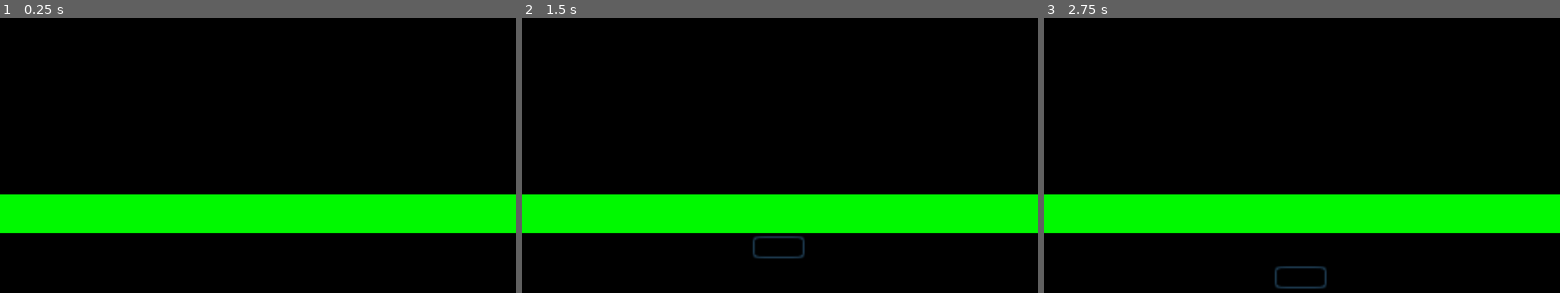
Above: before the commit, frames 1-3 (left to right).
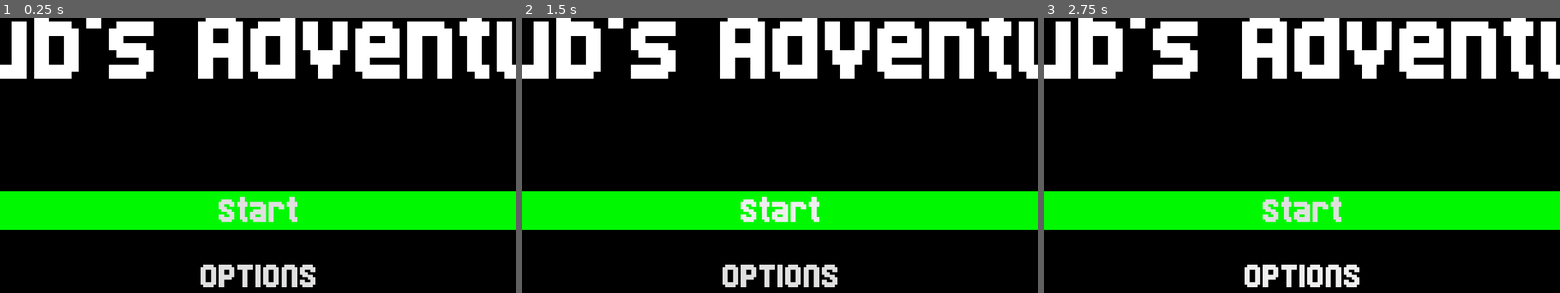
Above: after the commit, the same moments.

Repository: DefinatelyNotALizard/Mindscape
Game: Godot game, scene res://Root.tscn
Same seed, same stepped clock (60 frames per second), same inputs: the game is played once before the commit and once after it.
Inputs:
- Up to frame 1 (0.25 s): no input
- Up to frame 2 (1.5 s): click "Start" at 0.5 s; click "Start" at 1.25 s
- Up to frame 3 (2.75 s): click "OPTIONS" at 2 s

The runs differ from the first frame. In frame 1, 17% of the frame differs, in the area x 0-100%, y 0-98%; in frame 2, 17%; in frame 3, 17%.

Commit message:
Added textbox

Diff:
--- /dev/null
+++ b/Scenes/Font.tres
@@ -0,0 +1,6 @@
+[gd_resource type="DynamicFont" load_steps=2 format=2]
+
+[ext_resource path="res://assets/Fonts/newbit.ttf" type="DynamicFontData" id=1]
+
+[resource]
+font_data = ExtResource( 1 )
--- a/Scenes/Main.tscn
+++ b/Scenes/Main.tscn
@@ -1,13 +1,15 @@
-[gd_scene load_steps=5 format=2]
+[gd_scene load_steps=6 format=2]
 
 [ext_resource path="res://Scenes/player.tscn" type="PackedScene" id=1]
 [ext_resource path="res://Scenes/Phone.tscn" type="PackedScene" id=2]
 [ext_resource path="res://Scenes/Walls & Background.tscn" type="PackedScene" id=3]
 [ext_resource path="res://Scenes/Camera.tscn" type="PackedScene" id=4]
+[ext_resource path="res://Scenes/TextBox.tscn" type="PackedScene" id=5]
 
 [node name="Main" type="Node2D"]
 
 [node name="Camera" parent="." instance=ExtResource( 4 )]
+visible = true
 
 [node name="player" parent="." instance=ExtResource( 1 )]
 position = Vector2( 0, 0 )
@@ -16,3 +18,5 @@
 
 [node name="Phone" parent="." instance=ExtResource( 2 )]
 position = Vector2( 55.2086, -62.7562 )
+
+[node name="TextBox" parent="." instance=ExtResource( 5 )]
--- a/Scenes/Start menu.tscn
+++ b/Scenes/Start menu.tscn
@@ -1,7 +1,7 @@
 [gd_scene load_steps=6 format=2]
 
 [ext_resource path="res://Scenes/Border.tscn" type="PackedScene" id=1]
-[ext_resource path="res://assets/Fonts/8bit.tres" type="DynamicFont" id=2]
+[ext_resource path="res://assets/Fonts/Font.tres" type="DynamicFont" id=2]
 [ext_resource path="res://Themes/ButtonTheme.tres" type="Theme" id=3]
 [ext_resource path="res://assets/panels/png/selected.png" type="Texture" id=5]
 [ext_resource path="res://Scripts/StartSelector.gd" type="Script" id=6]
@@ -29,7 +29,7 @@
 margin_right = 126.0
 margin_bottom = 28.0
 custom_fonts/font = ExtResource( 2 )
-text = "Grub's journey"
+text = "Grub's Adventure"
 align = 1
 valign = 1
 __meta__ = {
@@ -54,21 +54,22 @@
 script = ExtResource( 6 )
 
 [node name="Sprite" type="Sprite" parent="MarginContainer/selector"]
-position = Vector2( 179.643, 23.5714 )
+position = Vector2( 179.643, 22.5 )
 scale = Vector2( 15.1667, 1.92262 )
 texture = ExtResource( 5 )
 
 [node name="VBoxContainer" type="VBoxContainer" parent="MarginContainer"]
-margin_left = 146.0
-margin_right = 214.0
+margin_left = 151.0
+margin_right = 208.0
 margin_bottom = 119.0
 size_flags_horizontal = 6
 alignment = 1
 
 [node name="Start" type="Button" parent="MarginContainer/VBoxContainer"]
 margin_top = 22.0
-margin_right = 68.0
+margin_right = 57.0
 margin_bottom = 44.0
+focus_mode = 0
 theme = ExtResource( 3 )
 custom_fonts/font = ExtResource( 2 )
 custom_colors/font_color_disabled = Color( 0, 0, 0, 1 )
@@ -77,16 +78,18 @@
 
 [node name="Options" type="Button" parent="MarginContainer/VBoxContainer"]
 margin_top = 48.0
-margin_right = 68.0
+margin_right = 57.0
 margin_bottom = 70.0
+focus_mode = 0
 custom_fonts/font = ExtResource( 2 )
 text = "OPTIONS"
 flat = true
 
 [node name="Quit" type="Button" parent="MarginContainer/VBoxContainer"]
 margin_top = 74.0
-margin_right = 68.0
+margin_right = 57.0
 margin_bottom = 96.0
+focus_mode = 0
 custom_fonts/font = ExtResource( 2 )
 text = "QUIT"
 flat = true
--- /dev/null
+++ b/Scenes/TextBox.tscn
@@ -0,0 +1,69 @@
+[gd_scene load_steps=6 format=2]
+
+[ext_resource path="res://Scenes/Font.tres" type="DynamicFont" id=1]
+[ext_resource path="res://assets/Fonts/Font.tres" type="DynamicFont" id=2]
+[ext_resource path="res://Scripts/TextBox.gd" type="Script" id=3]
+[ext_resource path="res://assets/Sound/Text/morse.wav" type="AudioStream" id=4]
+
+[sub_resource type="StyleBoxFlat" id=1]
+bg_color = Color( 0, 0, 0, 1 )
+
+[node name="TextBox" type="CanvasLayer"]
+offset = Vector2( 900, 565 )
+scale = Vector2( 3.7, 3.7 )
+transform = Transform2D( 3.7, 0, 0, 3.7, 900, 565 )
+script = ExtResource( 3 )
+
+[node name="TextBoxContainer" type="MarginContainer" parent="."]
+anchor_left = -0.123047
+anchor_top = 0.07
+anchor_right = 0.139648
+anchor_bottom = 0.125
+__meta__ = {
+"_edit_use_anchors_": true
+}
+
+[node name="Panel" type="Panel" parent="TextBoxContainer"]
+margin_right = 268.0
+margin_bottom = 33.0
+custom_styles/panel = SubResource( 1 )
+
+[node name="MarginContainer" type="MarginContainer" parent="TextBoxContainer"]
+margin_right = 268.0
+margin_bottom = 33.0
+custom_constants/margin_right = 2
+custom_constants/margin_top = 2
+custom_constants/margin_left = 2
+custom_constants/margin_bottom = 2
+
+[node name="HBoxContainer" type="HBoxContainer" parent="TextBoxContainer/MarginContainer"]
+margin_left = 2.0
+margin_top = 2.0
+margin_right = 266.0
+margin_bottom = 31.0
+
+[node name="Text" type="Label" parent="TextBoxContainer/MarginContainer/HBoxContainer"]
+margin_right = 245.0
+margin_bottom = 29.0
+size_flags_horizontal = 3
+size_flags_vertical = 3
+custom_fonts/font = ExtResource( 1 )
+text = "Welcome Grub, your adventure begins here, this will not be easy (btw this is placeholder text), your quest will have many dangers and pitfalls, also watch out for the bathroom on nthe third floor there's no toilet paper"
+autowrap = true
+clip_text = true
+
+[node name="V" type="Label" parent="TextBoxContainer/MarginContainer/HBoxContainer"]
+margin_left = 249.0
+margin_top = 6.0
+margin_right = 264.0
+margin_bottom = 22.0
+rect_min_size = Vector2( 15, 0 )
+custom_fonts/font = ExtResource( 2 )
+custom_colors/font_color = Color( 0, 0.980392, 0, 1 )
+text = "V"
+
+[node name="Tween" type="Tween" parent="."]
+
+[node name="AudioStreamPlayer" type="AudioStreamPlayer" parent="."]
+stream = ExtResource( 4 )
+[connection signal="tween_all_completed" from="Tween" to="." method="_on_Tween_tween_all_completed"]
--- /dev/null
+++ b/Scripts/TextBox.gd
@@ -0,0 +1,64 @@
+extends CanvasLayer
+
+const READ_RATE = 0.03
+
+onready var textbox_container = $TextBoxContainer
+onready var end_symbol = $TextBoxContainer/MarginContainer/HBoxContainer/V
+onready var main_text = $TextBoxContainer/MarginContainer/HBoxContainer/Text
+
+enum State {
+	READY,
+	READING,
+	FINISHED
+}
+
+var current_state = State.READY
+
+
+func _ready():
+	print('start READY')
+	hide_textbox()
+	add_text('Welcome Grub, your adventure begins here, this will not be easy (btw this is placeholder text), your quest will have many dangers and pitfalls, also watch out for the bathroom on nthe third floor there\'s no toilet paper')
+
+func _process(delta):
+	match current_state:
+		State.READY:
+			pass
+		State.READING:
+			pass
+		State.FINISHED:
+			pass
+
+func hide_textbox():
+	main_text.text = ''
+	end_symbol.text = ''
+	textbox_container.hide()
+
+func show_textbox():
+	textbox_container.show()
+
+func add_text(payload):
+	main_text.text = payload
+	change_state(State.READING)
+	show_textbox()
+	$AudioStreamPlayer.play()
+	$Tween.interpolate_property(main_text, "percent_visible", 0.0, 1.0, len(payload) * READ_RATE, Tween.TRANS_LINEAR, Tween.EASE_IN_OUT)
+	$Tween.start()
+
+
+
+func _on_Tween_tween_all_completed():
+	end_symbol.text = 'V'
+	$AudioStreamPlayer.stop()
+	change_state(State.FINISHED)
+
+func change_state(next):
+	print('Change to:')
+	current_state = next
+	match current_state:
+		State.READY:
+			print('READY')
+		State.READING:
+			print('READING')
+		State.FINISHED:
+			print('FINISHED')
--- /dev/null
+++ b/assets/Fonts/Font.tres
@@ -0,0 +1,6 @@
+[gd_resource type="DynamicFont" load_steps=2 format=2]
+
+[ext_resource path="res://assets/Fonts/newbit.ttf" type="DynamicFontData" id=1]
+
+[resource]
+font_data = ExtResource( 1 )
Binary file added: assets/Fonts/newbit.ttf
Not shown, added: assets/Sound/8bit/Coin 1.wav.import
Not shown, added: assets/Sound/8bit/Coin 2.wav.import
Not shown, added: assets/Sound/8bit/Coin 3.wav.import
Not shown, added: assets/Sound/8bit/Coin 4.wav.import
Not shown, added: assets/Sound/8bit/Coin 5.wav.import
Not shown, added: assets/Sound/8bit/Exit 1.wav.import
Not shown, added: assets/Sound/8bit/Exit 2.wav.import
Not shown, added: assets/Sound/8bit/Exit 3.wav.import
Not shown, added: assets/Sound/8bit/Explosion 1.wav.import
Not shown, added: assets/Sound/8bit/Explosion 2.wav.import
Not shown, added: assets/Sound/8bit/Explosion 3.wav.import
(and 90 more such lines)
